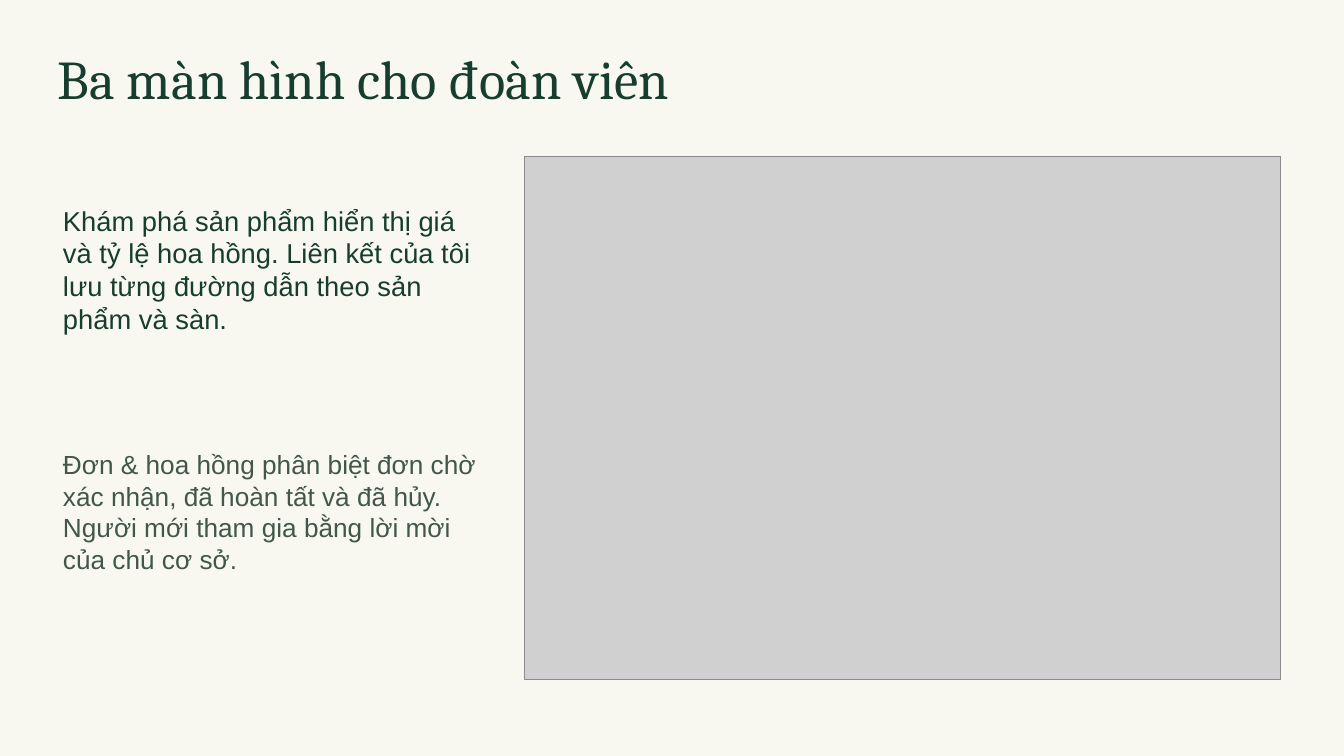
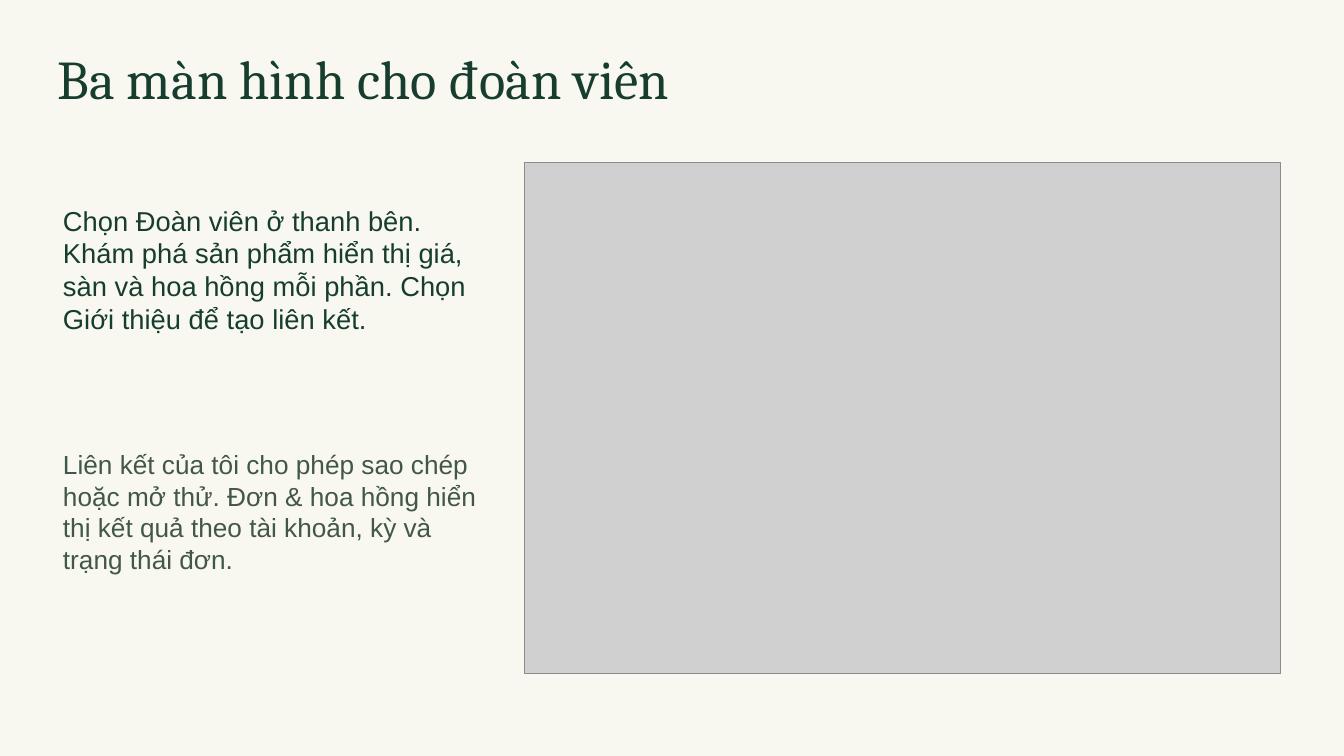
Before and after one commit to lethanhnguyen291/OCOP-Dong-Nai, a slide deck: slide 6 of ho-so/Pitch-deck-OCOP-Dong-Nai.pptx. Drawn at 1344x756 pixels with LibreOffice and Linux fonts; fonts in the diff are those of the drawing; grey boxes stand for pictures. Boxes give left, top, right and bottom in pixels: in the first picture for what was removed or moved away, otherwise in the second. Text is boxed around its words. In the diff, an @@ line names an element or a change of style, - is before the commit and + after.

```diff
--- a/ho-so/Pitch-deck-OCOP-Dong-Nai.pptx
+++ b/ho-so/Pitch-deck-OCOP-Dong-Nai.pptx
@@ picture: place and size @@
-picture at [525, 156, 1281, 679]
+picture at [525, 162, 1281, 675]
@@ text at [63, 210, 465, 333]: text changed @@
-Khám phá sản phẩm hiển thị giá và tỷ lệ hoa hồng. Liên kết của tôi lưu từng đường dẫn theo sản phẩm và sàn.
+Chọn Đoàn viên ở thanh bên. Khám phá sản phẩm hiển thị giá, sàn và hoa hồng mỗi phần. Chọn Giới thiệu để tạo liên kết.
@@ text at [63, 454, 476, 574]: text changed @@
-Đơn & hoa hồng phân biệt đơn chờ xác nhận, đã hoàn tất và đã hủy. Người mới tham gia bằng lời mời của chủ cơ sở.
+Liên kết của tôi cho phép sao chép hoặc mở thử. Đơn & hoa hồng hiển thị kết quả theo tài khoản, kỳ và trạng thái đơn.
```
Also in this commit, not shown: 2 other slides changed, 4 other files.
